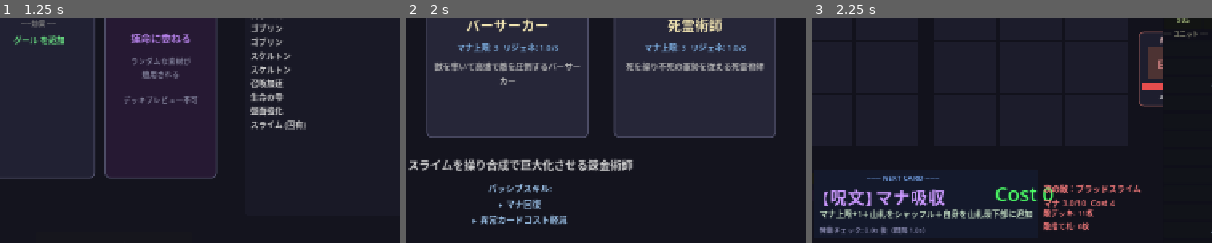
Above: before the commit, frames 1-3 (left to right).
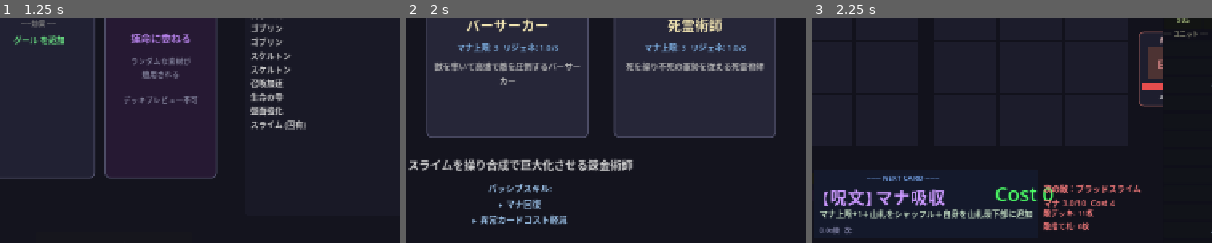
Above: after the commit, the same moments.

Repository: kazumak334-create/dungeon-board-game
Game: Godot game, scene res://scenes/Title.tscn
The game is run twice, just before and just after one commit, with the same random seed, the same clock (stepped at 60 frames per second) and the same inputs.
Inputs:
- Up to frame 1 (1.25 s): click "出 発" at 0.5 s
- Up to frame 2 (2 s): click "← 戻る" at 1.25 s
- Up to frame 3 (2.25 s): click "開発者モード" at 2 s
The pictures show only the part of the screen within x 36-86%, y 22-72%; the shares and areas given below are measured in that part.

Frames 1-2 are identical in both runs. In frame 3, 0.4% of the frame differs, in the area x 2-29%, y 92-97%.

Commit message:
feat: バトル画面に攻撃タイマー+デバフ残ターン+次カード複数表示+バフデバフ分離
- セル内に攻撃タイマーバー（⚔████░で次攻撃までの進捗表示）
- デバフを独立行で表示（火/凍/痺/毒+残数）
- バフとデバフを視覚的に分離
- 次カード2-3枚のプレビュー表示（マナ上限超過は✕マーク）
- 山札残枚数は既存で表示済み

Co-Authored-By: Claude Opus 4.6 (1M context) <noreply@anthropic.com>

Diff:
--- a/scripts/GameUI.gd
+++ b/scripts/GameUI.gd
@@ -643,28 +643,43 @@
 			rect.color = Color(0.9, 0.75 * f + 0.1, 0.0)
 		else:
 			rect.color = Color(0.11, 0.11, 0.17)
-		var buffs: Array = []
-		if unit._atk_bonus > 0:        buffs.append("ATK+%d" % unit._atk_bonus)
-		if unit._interval_bonus > 0.0:  buffs.append("SPD+")
-		if unit._damage_reduction > 0:  buffs.append("鎧%d" % unit._damage_reduction)
-		if unit.lifesteal_stacks > 0:   buffs.append("吸血%d" % unit.lifesteal_stacks)
-		if unit._regen_stacks > 0:      buffs.append("再生%d" % unit._regen_stacks)
-		if unit._temp_atk_bonus > 0:    buffs.append("ATK↑%d" % unit._temp_atk_bonus)
-		if unit._temp_spd_bonus > 0.0:  buffs.append("SPD↑")
-		if unit.burn_turns > 0:         buffs.append("火傷%d" % unit.burn_turns)
-		if unit.frozen_turns > 0:       buffs.append("凍結%d" % unit.frozen_turns)
-		if unit.paralysis_turns > 0:    buffs.append("麻痺%d" % unit.paralysis_turns)
-		if unit.poison_stacks > 0:      buffs.append("毒%d" % unit.poison_stacks)
-		if unit._invincible_timer > 0.0: buffs.append("無敵")
-		var buff_line: String = (" ".join(buffs)) if not buffs.is_empty() else ""
 		var flash_line: String = ""
 		if main.skill_flash_timers[side][r][c] > 0.0:
 			flash_line = "★" + main.skill_flash_names[side][r][c] + "!"
+		# 攻撃タイマー表示
+		var atk_timer = main.board_manager.attack_timers[side][r][c]
+		var effective_interval = unit.attack_interval - unit._interval_bonus
+		var atk_timer_text = ""
+		if effective_interval > 0:
+			var ratio = atk_timer / effective_interval
+			var bar_len = 5
+			var filled = int((1.0 - ratio) * bar_len)
+			atk_timer_text = "⚔" + "█".repeat(filled) + "░".repeat(bar_len - filled)
+
+		# デバフ残ターン集約表示
+		var debuffs: Array = []
+		if unit.burn_turns > 0:         debuffs.append("火%d" % unit.burn_turns)
+		if unit.frozen_turns > 0:       debuffs.append("凍%d" % unit.frozen_turns)
+		if unit.paralysis_turns > 0:    debuffs.append("痺%d" % unit.paralysis_turns)
+		if unit.poison_stacks > 0:      debuffs.append("毒%d" % unit.poison_stacks)
+		var debuff_line = " ".join(debuffs) if debuffs.size() > 0 else ""
+
+		# バフ表示（デバフは分離したので除外）
+		var buff_only: Array = []
+		if unit._atk_bonus > 0:        buff_only.append("ATK+%d" % unit._atk_bonus)
+		if unit._interval_bonus > 0.0:  buff_only.append("SPD+")
+		if unit._damage_reduction > 0:  buff_only.append("鎧%d" % unit._damage_reduction)
+		if unit.lifesteal_stacks > 0:   buff_only.append("吸血%d" % unit.lifesteal_stacks)
+		if unit._regen_stacks > 0:      buff_only.append("再生%d" % unit._regen_stacks)
+		if unit._invincible_timer > 0.0: buff_only.append("無敵")
+		var buff_only_line = " ".join(buff_only) if buff_only.size() > 0 else ""
+
 		var lines: Array = [
 			unit.unit_name,
-			"ATK%d" % unit.attack,
+			"ATK%d %s" % [unit.attack, atk_timer_text],
 		]
-		if buff_line != "": lines.append(buff_line)
+		if buff_only_line != "": lines.append(buff_only_line)
+		if debuff_line != "": lines.append(debuff_line)
 		if flash_line != "": lines.append(flash_line)
 		lbl.text = "\n".join(lines)
 		# ColorRect HPバー更新
@@ -776,7 +791,16 @@
 
 	var remain: float = main.deck_manager._check_timer
 	var interval: float = main.deck_manager.check_interval
-	main.next_card_timer_label.text = "発動チェック: %.1fs 後（間隔 %.1fs）" % [remain, interval]
+	# 次2-3枚のプレビュー
+	var upcoming: Array = []
+	for i in range(1, min(4, main.deck_manager.deck.size())):
+		var card = main.deck_manager.deck[i]
+		var skip_mark = ""
+		if card.cost > int(main.deck_manager.MANA_MAX) and card.cost != -1:
+			skip_mark = "✕"  # マナ上限超過でスキップされる
+		upcoming.append("%s[%d]%s" % [card.unit_name, card.cost, skip_mark])
+	var upcoming_text = " → ".join(upcoming) if upcoming.size() > 0 else ""
+	main.next_card_timer_label.text = "%.1fs後  次: %s" % [remain, upcoming_text]
 
 	var enemy_next = main.enemy_ai.get_next_card()
 	if enemy_next != null:
